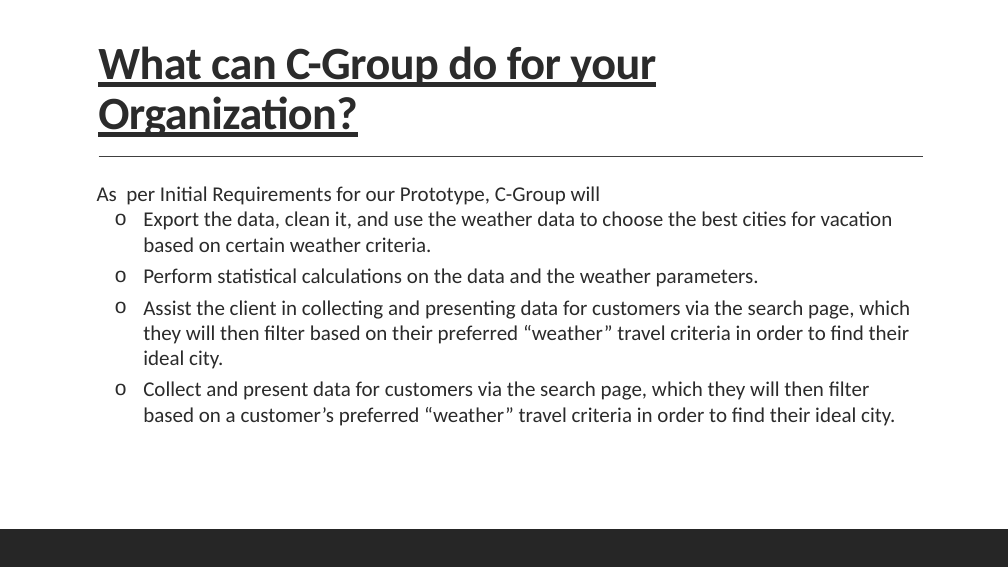
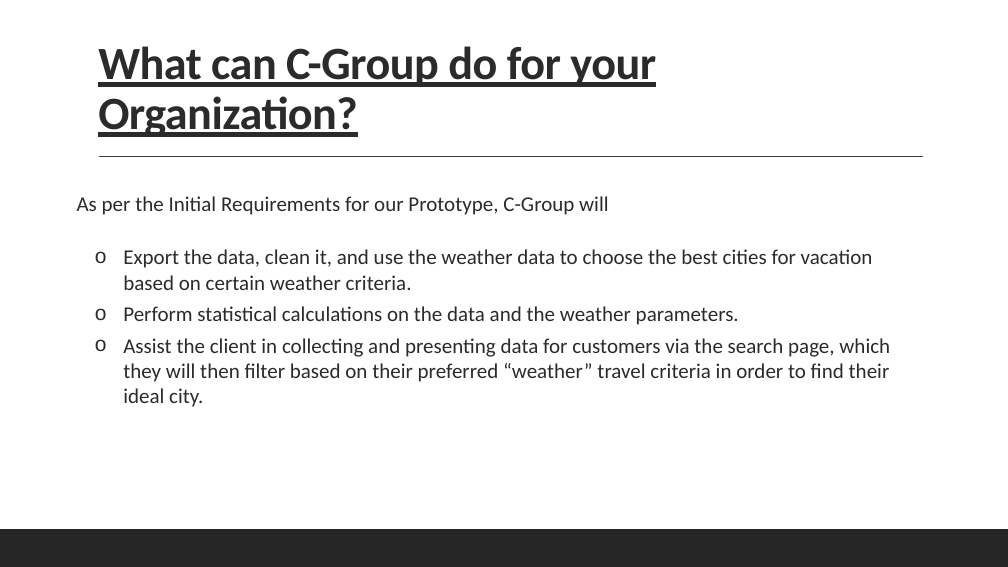
Before and after one commit to LouFoster/Group-C_FinalProject, a slide deck: slide 3 of C-Group v3_Final.pptx. Drawn at 1008x567 pixels with LibreOffice and Linux fonts; fonts in the diff are those of the drawing. Boxes give left, top, right and bottom in pixels: in the first picture for what was removed or moved away, otherwise in the second. Text is boxed around its words. In the diff, an @@ line names an element or a change of style, - is before the commit and + after.

Commit message:
Add files via upload
updates

```diff
--- a/C-Group v3_Final.pptx
+++ b/C-Group v3_Final.pptx
@@ text "As per the Initial Requirements ..." moved from (x1=97, y1=186, x2=910, y2=426) to (x1=77, y1=196, x2=890, y2=407) @@
@@ text at (x1=77, y1=196, x2=608, y2=215): text changed @@
-  As per Initial Requirements for our Prototype, C-Group will
+  As per the Initial Requirements for our Prototype, C-Group will
@@ text at (x1=143, y1=381, x2=895, y2=426): paragraph removed @@
-  o Collect and present data for customers via the search page, which they will then filter based on a customer’s preferred “weather” travel criteria in order to find their ideal city.
```
